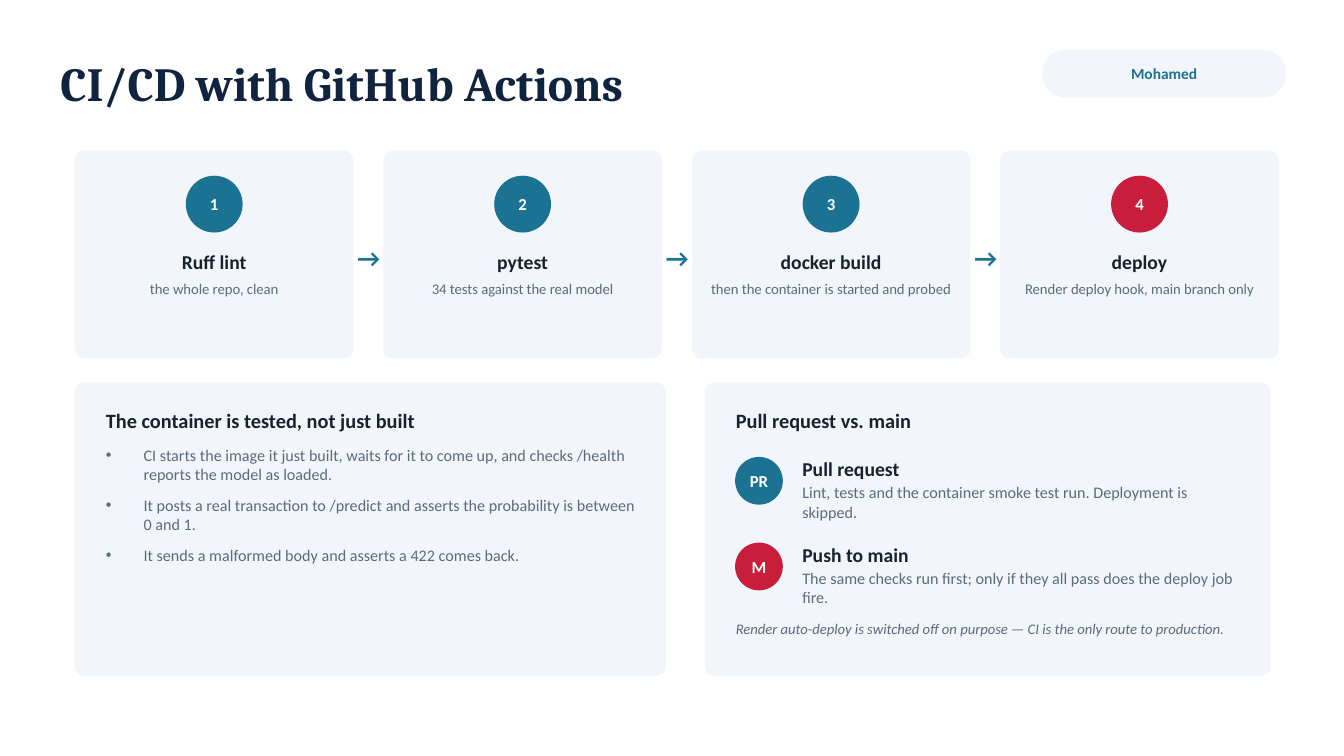
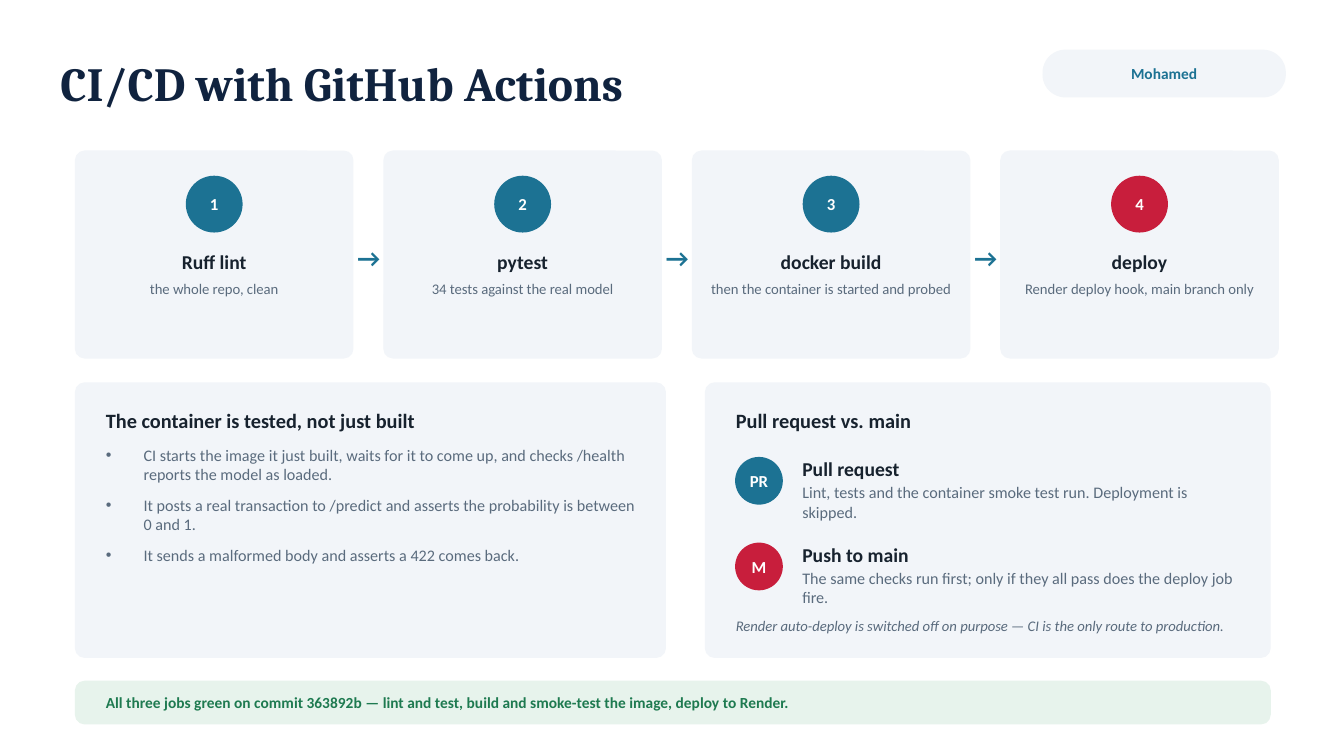
Before and after one commit to AZabalawi/MLops-credit-card-fraud, a slide deck: slide 7 of presentation/MAI201_Phase2_Final_Presentation.pptx. Drawn at 1344x756 pixels with LibreOffice and Linux fonts; fonts in the diff are those of the drawing. Boxes give left, top, right and bottom in pixels: in the first picture for what was removed or moved away, otherwise in the second. Text is boxed around its words. In the diff, an @@ line names an element or a change of style, - is before the commit and + after.

Commit message:
Finalize Phase 2 deployment documentation and presentation

```diff
--- a/presentation/MAI201_Phase2_Final_Presentation.pptx
+++ b/presentation/MAI201_Phase2_Final_Presentation.pptx
@@ rounded rectangle: place and size @@
-rounded rectangle at bbox=[706, 383, 1270, 676]
+rounded rectangle at bbox=[706, 383, 1270, 657]
@@ rounded rectangle at bbox=[706, 383, 1270, 657]: proportions changed @@
@@ rounded rectangle added at bbox=[76, 682, 1270, 724], fill #E7F3EC, outline #E7F3EC 1 pt @@
@@ text added at bbox=[106, 697, 789, 711], 11 pt, text #1E7A50, bold @@
+All three jobs green on commit 363892b — lint and test, build and smoke-test the image, deploy to Render.
```
Also in this commit, not shown: 2 other slides changed, 5 other files.
